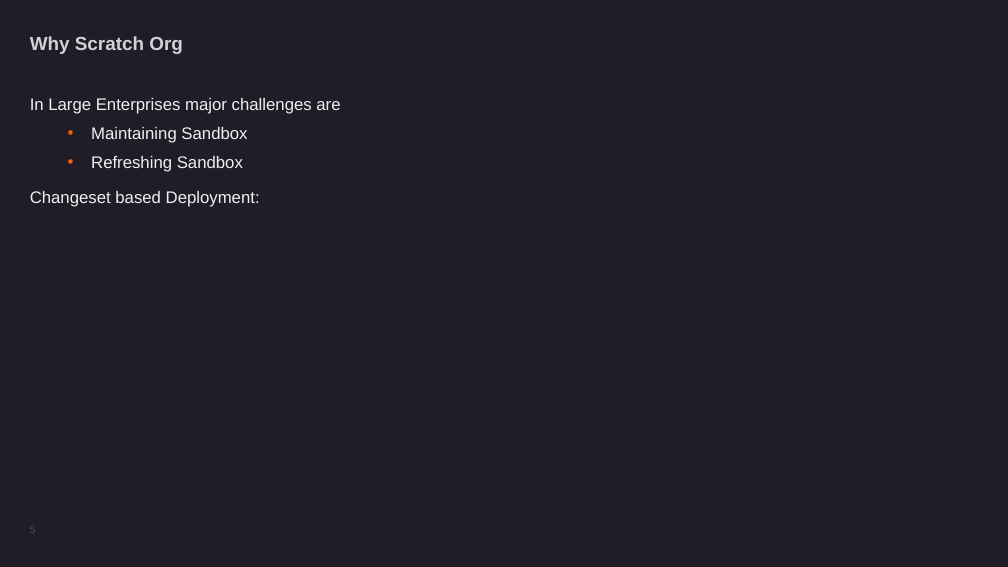
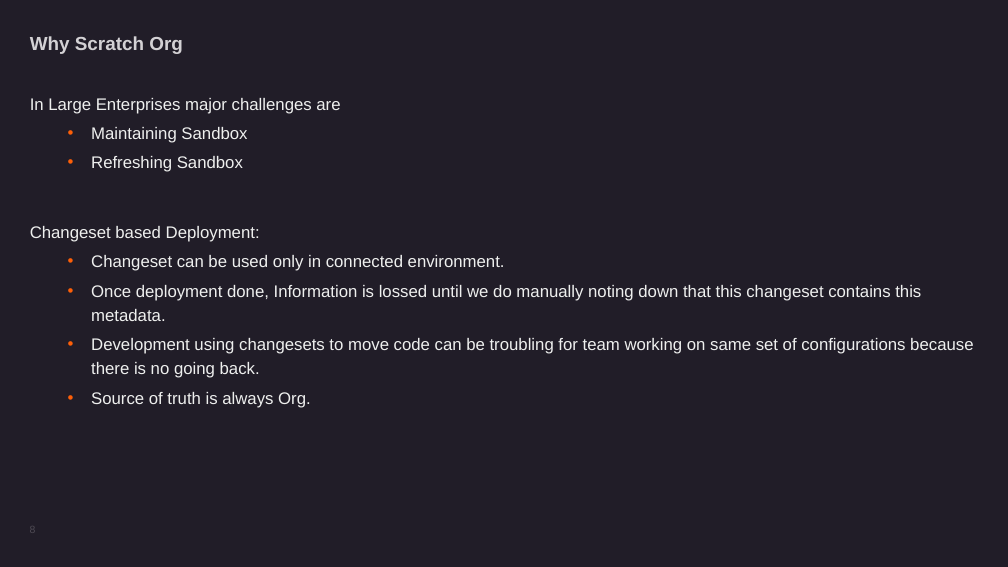
Before and after one commit to novamit/PSL_ScratchOrg, a slide deck: slide 8 of Using Salesforce DX with Scratch org-Amit Barnawal-06072021.pptx (slide 5 before the commit). Drawn at 1008x567 pixels with LibreOffice and Linux fonts; fonts in the diff are those of the drawing; background and template pictures are left out. Boxes give left, top, right and bottom in pixels: in the first picture for what was removed or moved away, otherwise in the second. Text is boxed around its words. In the diff, an @@ line names an element or a change of style, - is before the commit and + after.

```diff
--- a/Using Salesforce DX with Scratch org-Amit Barnawal-06072021.pptx
+++ b/Using Salesforce DX with Scratch org-Amit Barnawal-06072021.pptx
@@ text at <box>91,255,973,408</box>: paragraphs added @@
+  • Changeset can be used only in connected environment.
+  • Once deployment done, Information is lossed until we do manually noting down that this changeset contains this metadata.
+  • Development using changesets to move code can be troubling for team working on same set of configurations because there is no going back.
+  • Source of truth is always Org.
```
Also in this commit, not shown: 3 other slides changed, 19 slides added, 2 slides removed.
